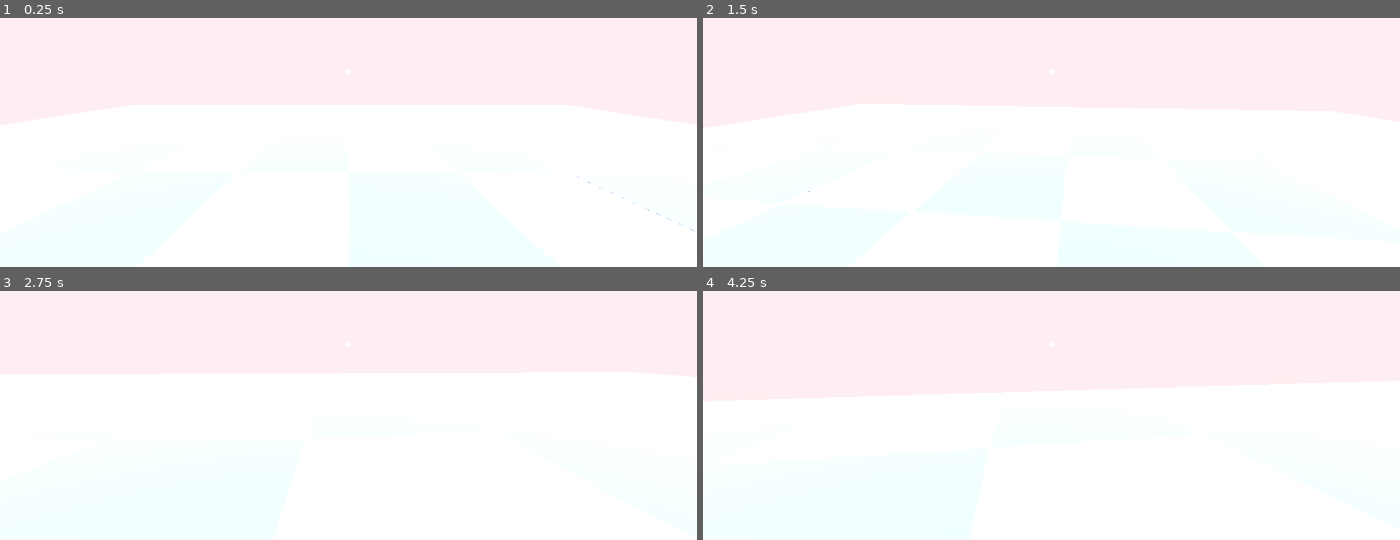
Above: before the commit, frames 1-4 (two rows, left to right).
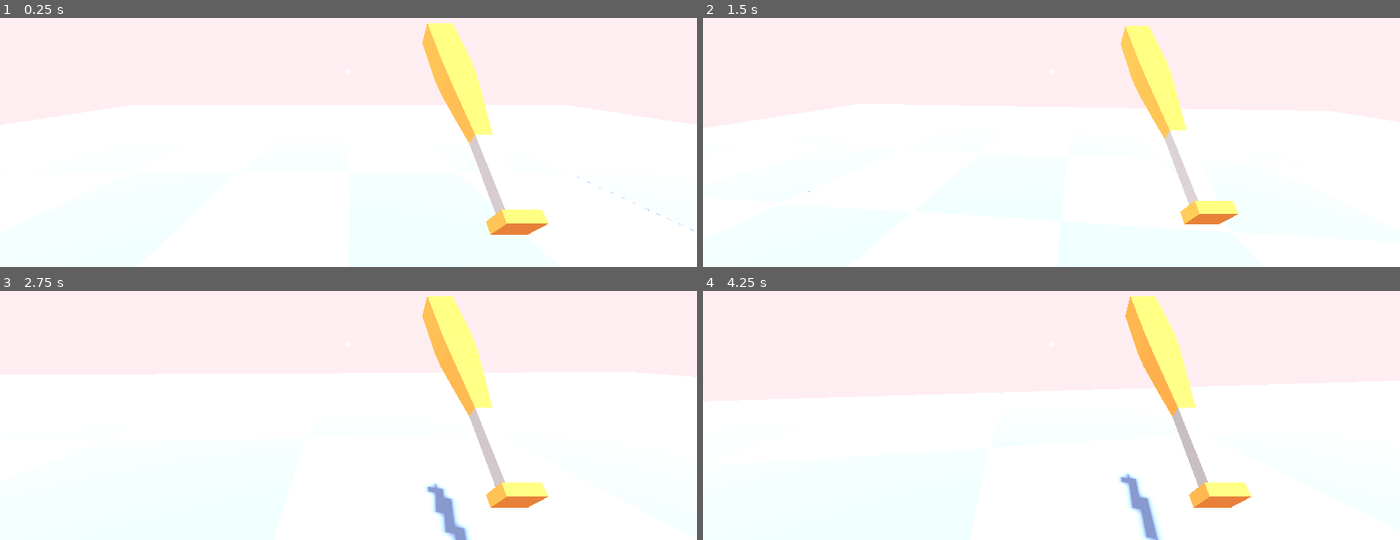
Above: after the commit, the same moments.

Repository: matousposp08/APCompSciGame
Game: Godot game, scene res://scenes/world.tscn
Same seed, same stepped clock (60 frames per second), same inputs: the game is played once before the commit and once after it.
Inputs (mouse positions are in pixels of both pictures, inside the frame that each line leads up to):
- Up to frame 1 (0.25 s): no input
- Up to frame 2 (1.5 s): move the mouse to (1086, 70) at 0.52 s; hold C (move_crouch) 0.53-1.28 s; hold W (move_forward) from 0.53 s (still down); tap Space (move_jump) at 0.77 s; move the mouse to (1016, 72) at 1.27 s; tap Shift (move_sprint) at 1.35 s
- Up to frame 3 (2.75 s): keep holding W (move_forward); tap Space (move_jump) at 1.52 s; move the mouse to (362, 338) at 2.02 s; hold C (move_crouch) from 2.03 s (still down)
- Up to frame 4 (4.25 s): keep holding W (move_forward); move the mouse to (1044, 350) at 2.77 s; release C (move_crouch) at 2.78 s; tap Shift (move_sprint) at 2.85 s; tap Space (move_jump) at 3.02, 3.77 s; move the mouse to (1100, 348) at 3.52 s; hold C (move_crouch) from 3.53 s (still down)

The runs differ from the first frame. In frame 1, 3.6% of the frame differs, in the area x 60-79%, y 2-88%; in frame 2, 3.2%; in frame 3, 4.3%; in frame 4, 4.3%, in the area x 59-79%, y 2-100%.

Commit message:
baseballbat

Diff:
--- a/scenes/player/player.tscn
+++ b/scenes/player/player.tscn
@@ -1,7 +1,8 @@
-[gd_scene load_steps=9 format=3 uid="uid://cwiu8nsyij4gn"]
+[gd_scene load_steps=10 format=3 uid="uid://cwiu8nsyij4gn"]
 
 [ext_resource type="Script" path="res://scenes/player/player.gd" id="1_u1w3t"]
 [ext_resource type="Texture2D" uid="uid://bubwl36108v2r" path="res://stuff/aimer things/crosshair001.png" id="2_jqke0"]
+[ext_resource type="PackedScene" uid="uid://qwykqo0kw6fj" path="res://stuff/low_poly_baseball_bat.glb" id="3_ourc4"]
 
 [sub_resource type="Animation" id="Animation_saxjg"]
 resource_name = "head_bob"
@@ -45,6 +46,9 @@
 [node name="head" type="Node3D" parent="."]
 transform = Transform3D(1, 0, 0, 0, 1, 0, 0, 0, 1, 0, 0.6, 0)
 
+[node name="basebLLBAT" parent="head" instance=ExtResource("3_ourc4")]
+transform = Transform3D(0.001, 0, 0, 0, 0.000702911, 0.000711278, 0, -0.000711278, 0.000702911, 0.58, -0.515, -0.9)
+
 [node name="camera" type="Camera3D" parent="head"]
 
 [node name="camera_animation" type="AnimationPlayer" parent="head/camera"]
--- a/scenes/world.tscn
+++ b/scenes/world.tscn
@@ -2,7 +2,7 @@
 
 [ext_resource type="PackedScene" uid="uid://cwiu8nsyij4gn" path="res://scenes/player/player.tscn" id="1_tnv5a"]
 [ext_resource type="Script" path="res://stuff/scripts/world.gd" id="1_x87ln"]
-[ext_resource type="Texture2D" uid="uid://j7e5sqa0ey4q" path="res://stuff/aimer things/texture_07.png" id="3_58qs6"]
+[ext_resource type="Texture2D" uid="uid://j7e5sqa0ey4q" path="res://stuff/texture_07.png" id="3_58qs6"]
 
 [sub_resource type="CompressedTexture2D" id="CompressedTexture2D_753nj"]
 
Binary file added: stuff/low_poly_baseball_bat.glb
Not shown, added: stuff/low_poly_baseball_bat.glb.import
Renamed: stuff/aimer things/texture_07.png -> stuff/texture_07.png
Not shown, changed: stuff/texture_07.png.import
